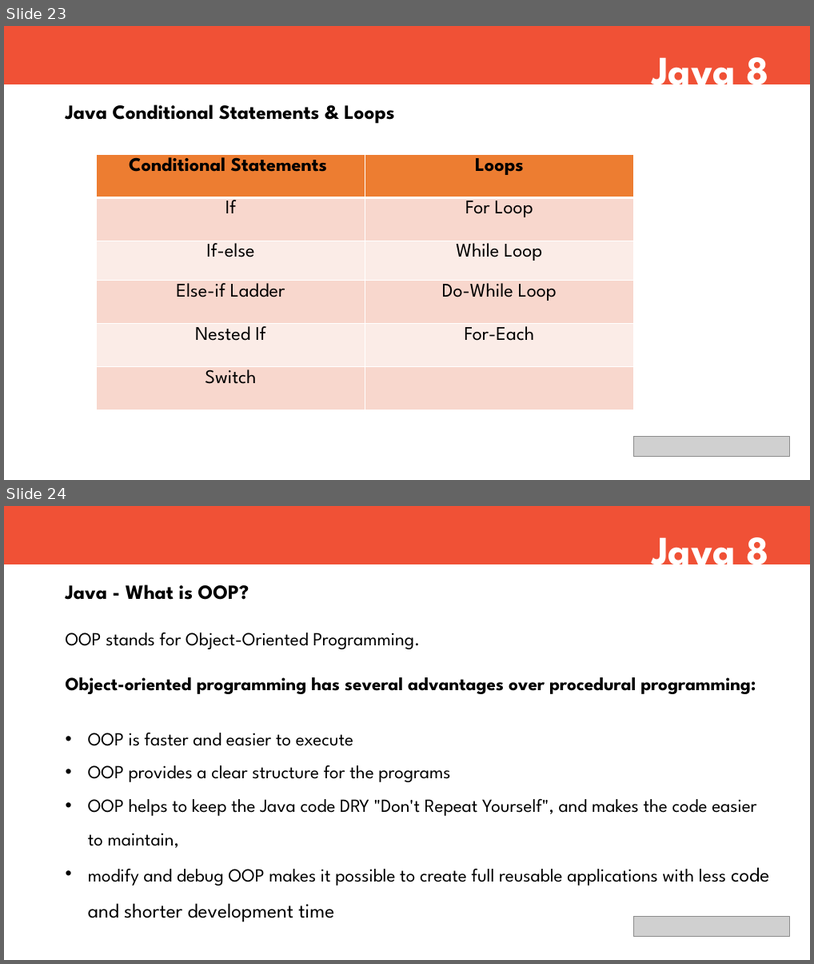
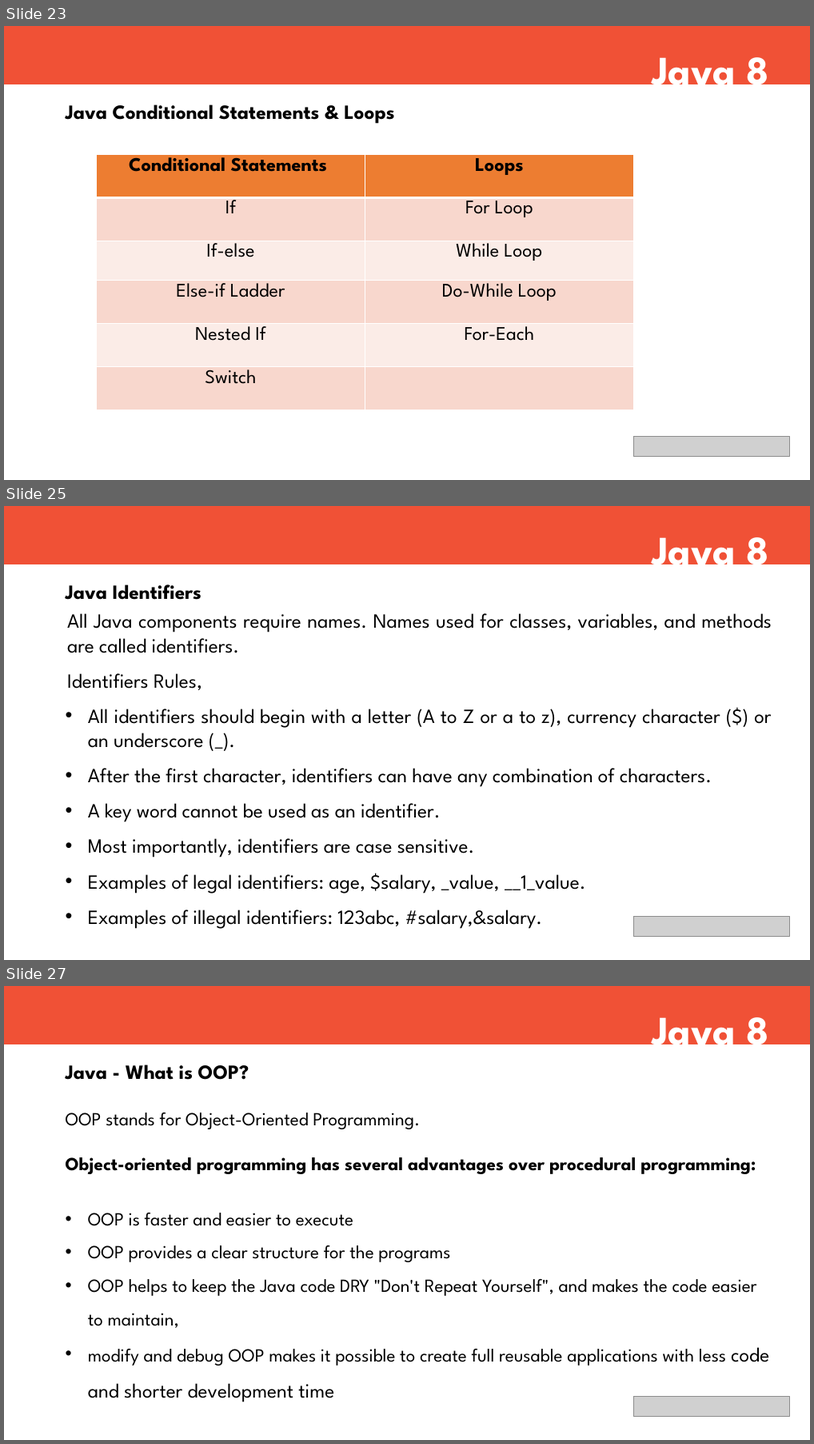
Before and after one commit to Jayanthyuva7/FullStackContents, a slide deck: Core Java/Core Java.pptx. Shown one above the other, each under a label of ours: slides 23 and 24 before the commit, slides 23, 25 and 27 after it; the slides between them are not shown. The pictures are 814x964 and 814x1444 pixels, drawn with LibreOffice and Linux fonts; fonts in the diff are those of the drawing; grey boxes stand for pictures. Boxes give left, top, right and bottom in pixels: in the first picture for what was removed or moved away, otherwise in the second. Text is boxed around its words. In the diff, an @@ line names an element or a change of style, - is before the commit and + after.

```diff
--- a/Core Java/Core Java.pptx
+++ b/Core Java/Core Java.pptx
@@ slide 25 added at box(4, 506, 810, 960), background #FFFFFF @@
@@ rectangle added at box(4, 506, 810, 564), fill #F05136 @@
@@ text added at box(652, 524, 769, 576), 48 pt, text #FFFFFF, bold @@
+Java 8
@@ text added at box(66, 584, 772, 928), 24 pt, text #000000 @@
+Java Identifiers
+All Java components require names. Names used for classes, variables, and methods are called identifiers.
+Identifiers Rules,
+• All identifiers should begin with a letter (A to Z or a to z), currency character ($) or an underscore (_).
+• After the first character, identifiers can have any combination of characters.
+• A key word cannot be used as an identifier.
+• Most importantly, identifiers are case sensitive.
+• Examples of legal identifiers: age, $salary, _value, __1_value.
+• Examples of illegal identifiers: 123abc, #salary,&salary.
@@ picture added at box(634, 916, 790, 936) @@
@@ what was slide 24 is now slide 27 @@
```
Also in this commit, not shown: 1 slide changed, 3 other slides added, 2 other files.
